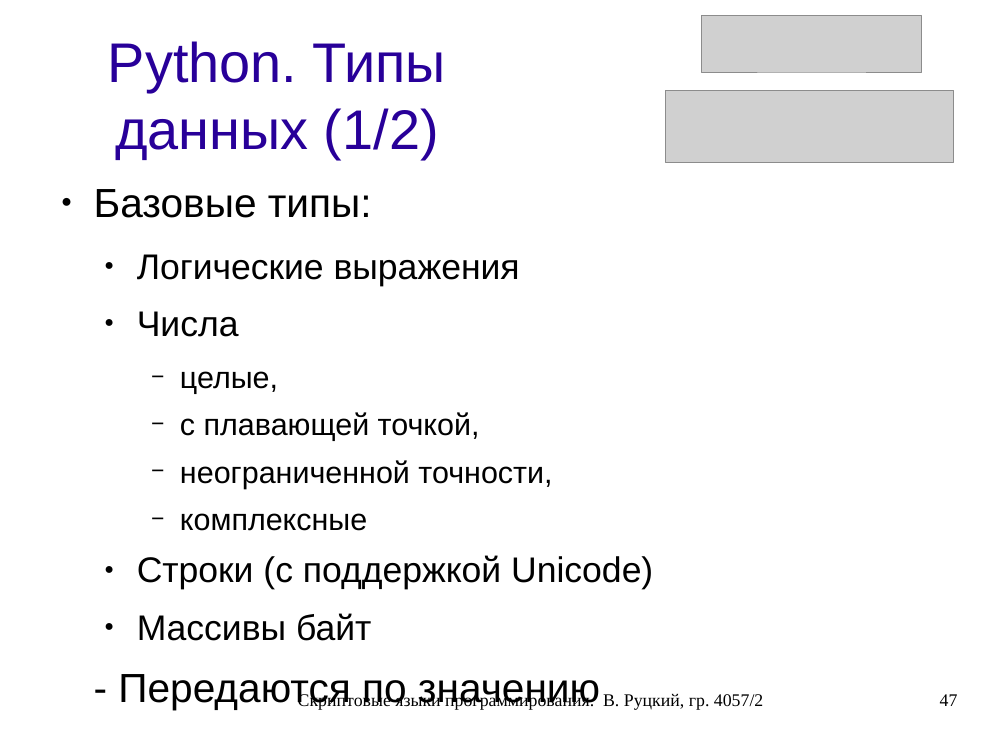
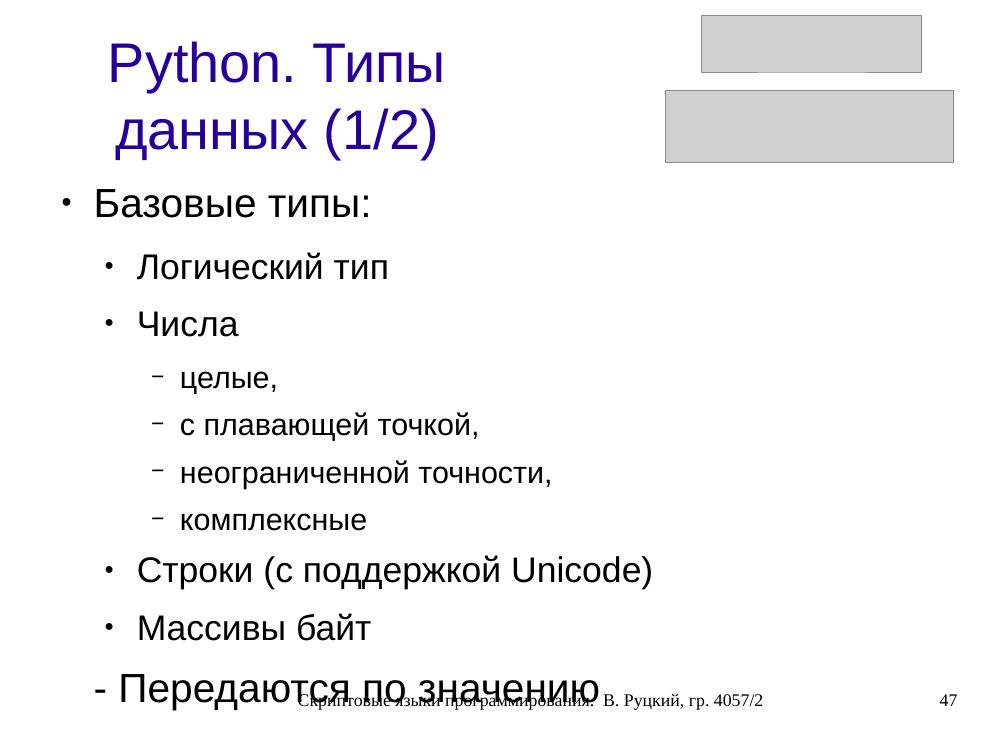
Before and after one commit to rutsky/semester07, a slide deck: slide 47 of Operation_systems/scripting_languages/40572_Rutsky_Scripting_languages.odp. Drawn at 1008x756 pixels with LibreOffice and Linux fonts; fonts in the diff are those of the drawing; grey boxes stand for pictures. Boxes give left, top, right and bottom in pixels: in the first picture for what was removed or moved away, otherwise in the second. Text is boxed around its words. In the diff, an @@ line names an element or a change of style, - is before the commit and + after.

```diff
--- a/Operation_systems/scripting_languages/40572_Rutsky_Scripting_languages.odp
+++ b/Operation_systems/scripting_languages/40572_Rutsky_Scripting_languages.odp
@@ text at (137, 252, 389, 280): text changed @@
-  ● Логические выражения
+  ● Логический тип
```
Also in this commit, not shown: 9 other slides changed, 1 slide removed.
